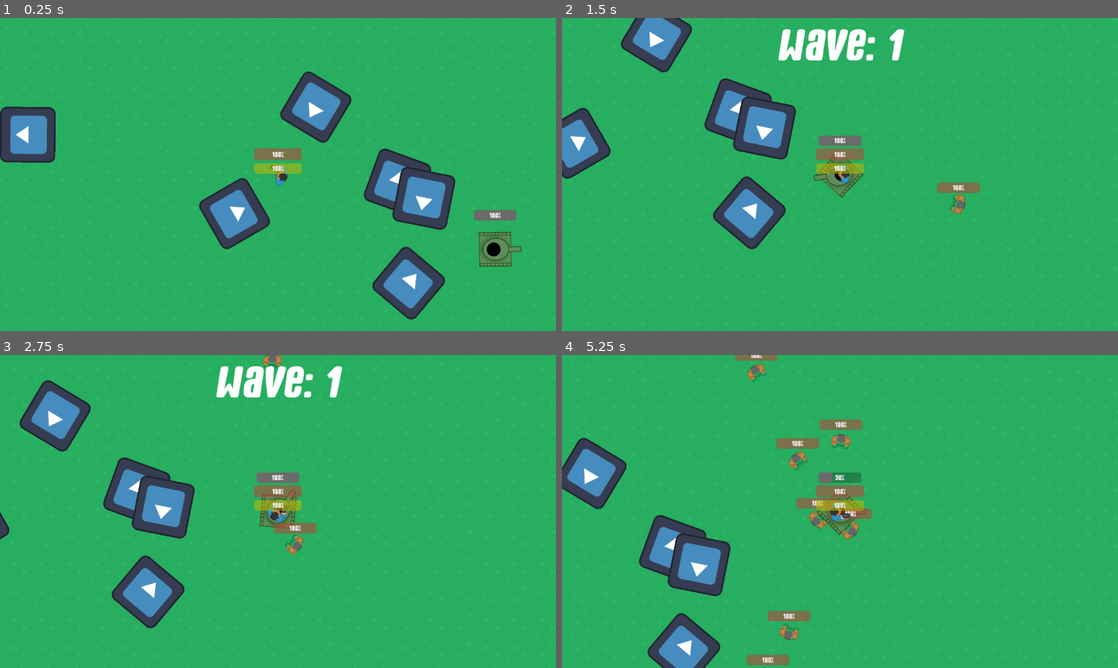
Above: before the commit, frames 1-4 (two rows, left to right).
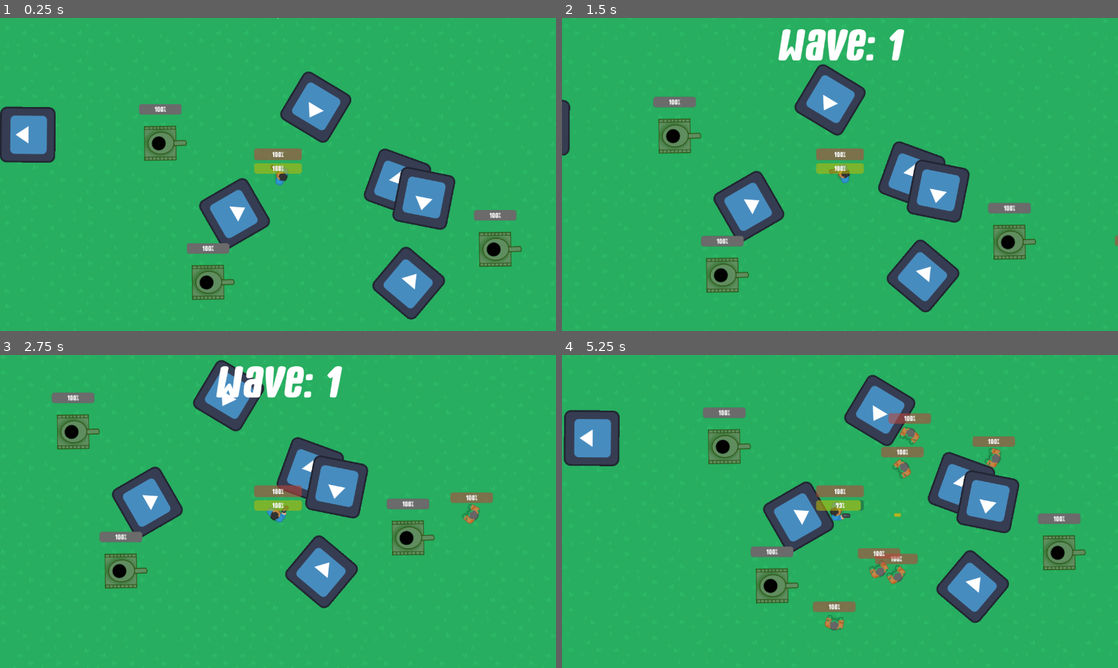
Above: after the commit, the same moments.

Repository: Coder2195/zombie-frenzy
Game: Godot game, scene res://scenes/game_scene.tscn
Two runs of this game, one before a commit and one after it. Both use one fixed random seed, a clock stepped at 60 frames per second and the inputs below. The engine's default icon, where the game draws it, is replaced by a stand-in: a white triangle on a blue panel in a dark square.
Inputs (mouse positions are in pixels of both pictures, inside the frame that each line leads up to):
- Up to frame 1 (0.25 s): no input
- Up to frame 2 (1.5 s): move the mouse to (962, 158) at 0.52 s; hold D (right) 0.53-1.28 s; click (962, 158) at 0.6 s; tap E (use) at 0.8, 1.35 s; move the mouse to (728, 190) at 1.27 s; hold S (down) from 1.28 s (still down)
- Up to frame 3 (2.75 s): click (166, 527) at 1.55 s; move the mouse to (333, 442) at 2.02 s; release S (down) at 2.03 s; hold D (right) from 2.03 s (still down); tap Space (dismount) at 2.1 s; tap E (use) at 2.3 s
- Up to frame 4 (5.25 s): move the mouse to (812, 574) at 2.77 s; release D (right) at 2.78 s; hold W (up) 2.78-3.53 s; click (812, 574) at 2.85 s; move the mouse to (1006, 558) at 3.52 s; hold Shift (sprint) 3.53-4.28 s; hold A (left) 3.53-5.03 s; tap E (use) at 3.8, 4.35 s; move the mouse to (673, 464) at 4.27 s; click (673, 464) at 4.55 s; move the mouse to (867, 511) at 5.02 s; hold S (down) from 5.03 s (still down); click (867, 511) at 5.1 s

The runs differ from the first frame. In frame 1, 1.9% of the frame differs, in the area x 25-43%, y 27-91%; in frame 2, 17%; in frame 3, 15%; in frame 4, 23%, in the area x 0-95%, y 0-100%.

Commit message:
bullets and explosions

Diff:
--- a/scenes/game_scene.tscn
+++ b/scenes/game_scene.tscn
@@ -13,6 +13,8 @@
 size = Vector2(127.254, 128.058)
 
 [sub_resource type="NavigationPolygon" id="NavigationPolygon_haj8k"]
+vertices = PackedVector2Array(203.42969, -184.20313, 2764.0469, -554.4219, 383.5, -33.03125, 224.45313, -90.921875, 2412.789, 1954.5781, 420.3203, 239.14844, 325.32813, 126.78125, 15.921875, 120.64844, 166.28125, 68.890625, 290.64844, 130.36719, 115.84375, -38.4375, 181.34375, 260.64063, -1372.7109, 1868.3906, -131.36719, 205.67969, -68.71094, -25.929688, -29.242188, -125.61719, 311, 369.42188, -1915.0469, -840.3672, -215.99219, 59.101563, 58.351563, -271.3828)
+polygons = Array[PackedInt32Array]([PackedInt32Array(0, 1, 2, 3), PackedInt32Array(2, 1, 4, 5, 6), PackedInt32Array(7, 8, 6, 9), PackedInt32Array(6, 5, 9), PackedInt32Array(10, 0, 3, 8), PackedInt32Array(7, 9, 11, 12, 13), PackedInt32Array(10, 8, 7, 14, 15), PackedInt32Array(16, 5, 4), PackedInt32Array(16, 4, 12), PackedInt32Array(11, 16, 12), PackedInt32Array(13, 12, 17, 18), PackedInt32Array(14, 18, 17, 15), PackedInt32Array(19, 15, 17), PackedInt32Array(19, 17, 1), PackedInt32Array(19, 1, 0)])
 parsed_geometry_type = 1
 source_geometry_mode = 1
 source_geometry_group_name = &"walls"
@@ -95,4 +97,12 @@
 position = Vector2(500, 172)
 rotation = 1.5580369
 
+[node name="Tank2" parent="." unique_id=1684360629 instance=ExtResource("6_rurhu")]
+position = Vector2(-161.00006, 248)
+rotation = 1.5580369
+
+[node name="Tank3" parent="." unique_id=729434455 instance=ExtResource("6_rurhu")]
+position = Vector2(-271.00012, -72.00003)
+rotation = 1.5580369
+
 [connection signal="new_wave" from="." to="GUI" method="set_wave"]
--- a/sprites/game_scene/bullet.tscn
+++ b/sprites/game_scene/bullet.tscn
@@ -1,7 +1,7 @@
-[gd_scene load_steps=5 format=3 uid="uid://iyhgtcr7y8lq"]
+[gd_scene format=3 uid="uid://iyhgtcr7y8lq"]
 
-[ext_resource type="Texture2D" uid="uid://ljcaeone82m3" path="res://images/particles/bullet.png" id="1_jx14u"]
-[ext_resource type="Script" path="res://src/sprites/game_scene/bullet.gd" id="1_mb6ae"]
+[ext_resource type="Texture2D" uid="uid://ljcaeone82m3" path="res://images/projectiles/bullet.png" id="1_jx14u"]
+[ext_resource type="Script" uid="uid://cb4u4roj4m7uf" path="res://src/sprites/game_scene/bullet.gd" id="1_mb6ae"]
 
 [sub_resource type="RectangleShape2D" id="RectangleShape2D_mtcvb"]
 size = Vector2(19, 10)
@@ -9,22 +9,22 @@
 [sub_resource type="RectangleShape2D" id="RectangleShape2D_dqwan"]
 size = Vector2(20, 10)
 
-[node name="Bullet" type="CharacterBody2D"]
+[node name="Bullet" type="CharacterBody2D" unique_id=1045865851]
 collision_layer = 8
 collision_mask = 0
 script = ExtResource("1_mb6ae")
 
-[node name="Bullet" type="Sprite2D" parent="."]
+[node name="Bullet" type="Sprite2D" parent="." unique_id=592935235]
 texture = ExtResource("1_jx14u")
 
-[node name="Collision" type="CollisionShape2D" parent="."]
+[node name="Collision" type="CollisionShape2D" parent="." unique_id=168900283]
 shape = SubResource("RectangleShape2D_mtcvb")
 
-[node name="Area" type="Area2D" parent="."]
+[node name="Area" type="Area2D" parent="." unique_id=200946636]
 collision_layer = 8
-collision_mask = 6
+collision_mask = 38
 
-[node name="CollisionArea" type="CollisionShape2D" parent="Area"]
+[node name="CollisionArea" type="CollisionShape2D" parent="Area" unique_id=2037436990]
 shape = SubResource("RectangleShape2D_dqwan")
 
 [connection signal="body_entered" from="Area" to="." method="body_enter"]
--- /dev/null
+++ b/sprites/game_scene/explosion.tscn
@@ -0,0 +1,139 @@
+[gd_scene format=3 uid="uid://blwsnxveunl5o"]
+
+[ext_resource type="Texture2D" uid="uid://bt6ub7y4q33jo" path="res://images/explosion/sheet.png" id="1_eumq1"]
+[ext_resource type="AudioStream" uid="uid://b7bxqnb53yb7h" path="res://sounds/effects/explosion.mp3" id="3_1m06f"]
+
+[sub_resource type="AtlasTexture" id="AtlasTexture_3umm4"]
+atlas = ExtResource("1_eumq1")
+region = Rect2(0, 0, 64, 64)
+
+[sub_resource type="AtlasTexture" id="AtlasTexture_6sck4"]
+atlas = ExtResource("1_eumq1")
+region = Rect2(64, 0, 64, 64)
+
+[sub_resource type="AtlasTexture" id="AtlasTexture_pxfs0"]
+atlas = ExtResource("1_eumq1")
+region = Rect2(128, 0, 64, 64)
+
+[sub_resource type="AtlasTexture" id="AtlasTexture_vovt0"]
+atlas = ExtResource("1_eumq1")
+region = Rect2(192, 0, 64, 64)
+
+[sub_resource type="AtlasTexture" id="AtlasTexture_kdwg8"]
+atlas = ExtResource("1_eumq1")
+region = Rect2(0, 64, 64, 64)
+
+[sub_resource type="AtlasTexture" id="AtlasTexture_bcrjq"]
+atlas = ExtResource("1_eumq1")
+region = Rect2(64, 64, 64, 64)
+
+[sub_resource type="AtlasTexture" id="AtlasTexture_xvo1t"]
+atlas = ExtResource("1_eumq1")
+region = Rect2(128, 64, 64, 64)
+
+[sub_resource type="AtlasTexture" id="AtlasTexture_l1p05"]
+atlas = ExtResource("1_eumq1")
+region = Rect2(192, 64, 64, 64)
+
+[sub_resource type="AtlasTexture" id="AtlasTexture_jh1tm"]
+atlas = ExtResource("1_eumq1")
+region = Rect2(0, 128, 64, 64)
+
+[sub_resource type="AtlasTexture" id="AtlasTexture_3l2cg"]
+atlas = ExtResource("1_eumq1")
+region = Rect2(64, 128, 64, 64)
+
+[sub_resource type="AtlasTexture" id="AtlasTexture_gbbac"]
+atlas = ExtResource("1_eumq1")
+region = Rect2(128, 128, 64, 64)
+
+[sub_resource type="AtlasTexture" id="AtlasTexture_ukl0n"]
+atlas = ExtResource("1_eumq1")
+region = Rect2(192, 128, 64, 64)
+
+[sub_resource type="AtlasTexture" id="AtlasTexture_oyvfc"]
+atlas = ExtResource("1_eumq1")
+region = Rect2(0, 192, 64, 64)
+
+[sub_resource type="AtlasTexture" id="AtlasTexture_e4ipf"]
+atlas = ExtResource("1_eumq1")
+region = Rect2(64, 192, 64, 64)
+
+[sub_resource type="AtlasTexture" id="AtlasTexture_5q7w5"]
+atlas = ExtResource("1_eumq1")
+region = Rect2(128, 192, 64, 64)
+
+[sub_resource type="AtlasTexture" id="AtlasTexture_3nvud"]
+atlas = ExtResource("1_eumq1")
+region = Rect2(192, 192, 64, 64)
+
+[sub_resource type="SpriteFrames" id="SpriteFrames_vwimn"]
+animations = [{
+"frames": [{
+"duration": 1.0,
+"texture": SubResource("AtlasTexture_3umm4")
+}, {
+"duration": 1.0,
+"texture": SubResource("AtlasTexture_6sck4")
+}, {
+"duration": 1.0,
+"texture": SubResource("AtlasTexture_pxfs0")
+}, {
+"duration": 1.0,
+"texture": SubResource("AtlasTexture_vovt0")
+}, {
+"duration": 1.0,
+"texture": SubResource("AtlasTexture_kdwg8")
+}, {
+"duration": 1.0,
+"texture": SubResource("AtlasTexture_bcrjq")
+}, {
+"duration": 1.0,
+"texture": SubResource("AtlasTexture_xvo1t")
+}, {
+"duration": 1.0,
+"texture": SubResource("AtlasTexture_l1p05")
+}, {
+"duration": 1.0,
+"texture": SubResource("AtlasTexture_jh1tm")
+}, {
+"duration": 1.0,
+"texture": SubResource("AtlasTexture_3l2cg")
+}, {
+"duration": 1.0,
+"texture": SubResource("AtlasTexture_gbbac")
+}, {
+"duration": 1.0,
+"texture": SubResource("AtlasTexture_ukl0n")
+}, {
+"duration": 1.0,
+"texture": SubResource("AtlasTexture_oyvfc")
+}, {
+"duration": 1.0,
+"texture": SubResource("AtlasTexture_e4ipf")
+}, {
+"duration": 1.0,
+"texture": SubResource("AtlasTexture_5q7w5")
+}, {
+"duration": 1.0,
+"texture": SubResource("AtlasTexture_3nvud")
+}],
+"loop": false,
+"name": &"default",
+"speed": 12.0
+}]
+
+[node name="Explosion" type="AnimatedSprite2D" unique_id=1476306129]
+scale = Vector2(2, 2)
+sprite_frames = SubResource("SpriteFrames_vwimn")
+
+[node name="Sound" type="AudioStreamPlayer2D" parent="." unique_id=1974021957]
+stream = ExtResource("3_1m06f")
+autoplay = true
+
+[node name="Timer" type="Timer" parent="." unique_id=1915072451]
+wait_time = 1.5
+autostart = true
+
+[connection signal="ready" from="." to="." method="play"]
+[connection signal="timeout" from="Timer" to="." method="queue_free"]
--- /dev/null
+++ b/sprites/game_scene/interact.tscn
@@ -0,0 +1,19 @@
+[gd_scene format=3 uid="uid://qm5tbdym6s5c"]
+
+[node name="Interact" type="ColorRect" unique_id=624752423]
+offset_right = 200.0
+offset_bottom = 60.0
+color = Color(1, 1, 1, 0.19607843)
+
+[node name="RichTextLabel" type="RichTextLabel" parent="." unique_id=1186430700]
+z_index = 1000
+z_as_relative = false
+layout_mode = 0
+offset_left = 26.0
+offset_top = 14.0
+offset_right = 180.0
+offset_bottom = 45.0
+bbcode_enabled = true
+text = "Press [E] to interact"
+horizontal_alignment = 1
+vertical_alignment = 1
--- a/sprites/game_scene/tank.tscn
+++ b/sprites/game_scene/tank.tscn
@@ -3,15 +3,13 @@
 [ext_resource type="Texture2D" uid="uid://cw8sg7jr114i6" path="res://images/tank/turret.png" id="1_ch82e"]
 [ext_resource type="Script" uid="uid://2x144ceikrj0" path="res://src/sprites/game_scene/tank.gd" id="1_yo0g7"]
 [ext_resource type="Texture2D" uid="uid://c8j5u2gvxvfh0" path="res://images/tank/body.png" id="2_axp4x"]
+[ext_resource type="PackedScene" uid="uid://qm5tbdym6s5c" path="res://sprites/game_scene/interact.tscn" id="4_xa5of"]
 
 [sub_resource type="RectangleShape2D" id="RectangleShape2D_axp4x"]
 size = Vector2(80, 77)
 
 [sub_resource type="CircleShape2D" id="CircleShape2D_axp4x"]
-radius = 67.06713
-
-[sub_resource type="RectangleShape2D" id="RectangleShape2D_xa5of"]
-size = Vector2(178, 176)
+radius = 87.14356
 
 [sub_resource type="StyleBoxFlat" id="StyleBoxFlat_axp4x"]
 content_margin_left = 2.0
@@ -28,7 +26,6 @@
 [node name="Tank" type="RigidBody2D" unique_id=1684360629]
 collision_layer = 32
 collision_mask = 39
-collision_priority = 3.0
 mass = 100.0
 gravity_scale = 0.0
 script = ExtResource("1_yo0g7")
@@ -55,14 +52,6 @@
 rotation = 0.013880154
 shape = SubResource("CircleShape2D_axp4x")
 
-[node name="Friction" type="Area2D" parent="." unique_id=1680328780]
-linear_damp_space_override = 1
-linear_damp = 1.915
-
-[node name="CollisionShape2D" type="CollisionShape2D" parent="Friction" unique_id=1746882745]
-position = Vector2(3, 3)
-shape = SubResource("RectangleShape2D_xa5of")
-
 [node name="Durability" type="ProgressBar" parent="." unique_id=1215778663]
 z_index = 100
 offset_left = -47.0
@@ -72,3 +61,10 @@
 theme_override_styles/fill = SubResource("StyleBoxFlat_axp4x")
 step = 2.08165e-12
 rounded = true
+
+[node name="InteractMenu" parent="." unique_id=624752423 instance=ExtResource("4_xa5of")]
+offset_left = -99.0
+offset_top = 58.0
+offset_right = 101.0
+offset_bottom = 118.0
+pivot_offset = Vector2(100, 32)
--- a/src/scenes/game_scene.gd
+++ b/src/scenes/game_scene.gd
@@ -1,22 +1,22 @@
 class_name GameScene extends Node2D;
 
-const Grass = preload ("res://sprites/game_scene/grass.tscn");
-const ZombieScene = preload ("res://sprites/game_scene/zombie.tscn");
+const Grass = preload("res://sprites/game_scene/grass.tscn");
+const ZombieScene = preload("res://sprites/game_scene/zombie.tscn");
 
 var last_pos = Vector2(0, 0);
 
 signal new_wave(wave: int);
 
 func _ready():
-  for x in range( - 12, 12):
-    for y in range( - 8, 8):
+  for x in range(-12, 12):
+    for y in range(-8, 8):
       var grass = Grass.instantiate();
       grass.player_offset = Vector2(x, y);
       add_child(grass);
 
   for i in range(0, 50):
     var body = $StaticBody2D.duplicate() as StaticBody2D;
-    body.position = Vector2(randf_range( - 2500, 2500), randf_range( - 2500, 2500));
+    body.position = Vector2(randf_range(-2500, 2500), randf_range(-2500, 2500));
     body.rotation = randf() * 2 * PI;
     add_child(body);
 
@@ -26,10 +26,10 @@
 
 func regen_nav_map():
   var map: NavigationRegion2D = $NavRegion;
-  var pos = $Player.position;
+  var pos = $Player.global_position;
   var polygon = map.navigation_polygon;
   polygon.clear();
-  polygon.add_outline([pos + Vector2( - 3000, -3000), pos + Vector2(3000, -3000), pos + Vector2(3000, 3000), pos + Vector2( - 3000, 3000)]);
+  polygon.add_outline([pos + Vector2(-3000, -3000), pos + Vector2(3000, -3000), pos + Vector2(3000, 3000), pos + Vector2(-3000, 3000)]);
 
   map.navigation_polygon = polygon;
 
@@ -46,7 +46,7 @@
     DataTracker.current_wave += 1;
     generate_zombies(DataTracker.current_wave);
 
-func generate_zombies(wave=1):
+func generate_zombies(wave = 1):
   print("Generating wave: ", wave);
   if (wave != 1):
     new_wave.emit(wave);
--- a/src/sprites/game_scene/bullet.gd
+++ b/src/sprites/game_scene/bullet.gd
@@ -1,12 +1,13 @@
 class_name Bullet extends CharacterBody2D;
 
-static var BulletScene = preload ("res://sprites/game_scene/bullet.tscn");
+static var BulletScene = preload("res://sprites/game_scene/bullet.tscn");
 
 var creator = null;
 var damage = 60;
 
-static func create(node: Node2D, offset=Vector2(0, 0), dmg=60):
+var initial_pos = Vector2(0, 0);
 
+static func create(node: Node2D, offset = Vector2(0, 0), dmg = 60):
   var this = BulletScene.instantiate();
   if this is Bullet:
     this.creator = node;
@@ -19,11 +20,12 @@
 
 # Called when the node enters the BulletScene tree for the first time.
 func _ready():
-  pass # Replace with function body.
+  initial_pos = position;
 
 # Called every frame. 'delta' is the elapsed time since the previous frame.
 func _process(_delta):
-  pass
+  if position.distance_to(initial_pos) > 1000:
+    queue_free();
 
 func _physics_process(_delta):
   # Move the bullet in direction
@@ -39,3 +41,6 @@
   elif body is Zombie:
     body.damage(damage);
     queue_free();
+  elif body is Vehicle:
+    body.damage(5);
+    queue_free();
--- /dev/null
+++ b/src/sprites/game_scene/interact.gd
@@ -0,0 +1 @@
+class_name Interact extends ColorRect
--- a/src/sprites/game_scene/tank.gd
+++ b/src/sprites/game_scene/tank.gd
@@ -2,10 +2,17 @@
 
 func _physics_process(delta):
   super._physics_process(delta);
+  var player = get_tree().get_root().get_node("GameScene/Player") as Player;
+  var rideable = $Interact.overlaps_body(player) && player.vehicle == null && durability > 0;
+
+  $InteractMenu.visible = rideable;
+  if (rideable):
+    $InteractMenu.rotation = - rotation;
+    $InteractMenu.global_position = self.global_position + Vector2(0, 50) - $InteractMenu.size / 2;
 
 
   if passenger == null:
-    if Input.is_action_just_pressed("use"):
+    if Input.is_action_just_pressed("use") && rideable:
       ride(get_tree().get_root().get_node("GameScene/Player"))
     else:
       return ;
--- a/src/sprites/game_scene/vehicle.gd
+++ b/src/sprites/game_scene/vehicle.gd
@@ -5,7 +5,11 @@
 
 var durability: float = 100.0;
 
+var explosion_scene = preload("res://sprites/game_scene/explosion.tscn");
+
 func ride(player: Player):
+  if player.vehicle != null:
+    return ;
   if durability <= 0:
     return ;
   passenger = player;
@@ -45,4 +49,9 @@
   if durability <= 0:
     if passenger != null:
       dismount();
+    var root = get_tree().get_root().get_node("GameScene/");
+    if root != null:
+      var explosion = explosion_scene.instantiate();
+      explosion.global_position = global_position;
+      root.add_child(explosion);
     queue_free();
--- a/src/sprites/game_scene/zombie.gd
+++ b/src/sprites/game_scene/zombie.gd
@@ -63,6 +63,6 @@
   var hit = $Area.get_overlapping_bodies()
   for body in hit:
     if body is Vehicle:
-      body.damage(10);
+      body.damage(5);
     if body is Player:
       body.damage(5);
Binary file added: images/explosion/sheet.png
Not shown, changed: images/explosion/sheet.png.import
Renamed: images/particles/bullet.png -> images/projectiles/bullet.png
Not shown, added: images/projectiles/bullet.png.import
Binary file added: images/sheet.jpg
Not shown, added: images/sheet.jpg.import
Not shown, added: sounds/effects/explosion.mp3.import
Not shown, added: src/sprites/game_scene/interact.gd.uid
Not shown, added: sounds/effects/explosion.mp3
